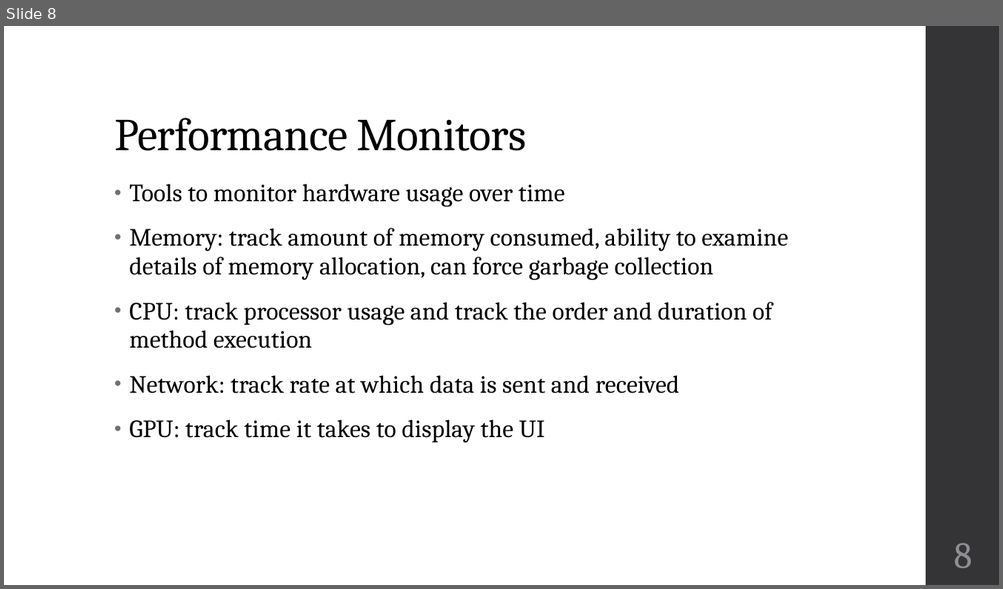
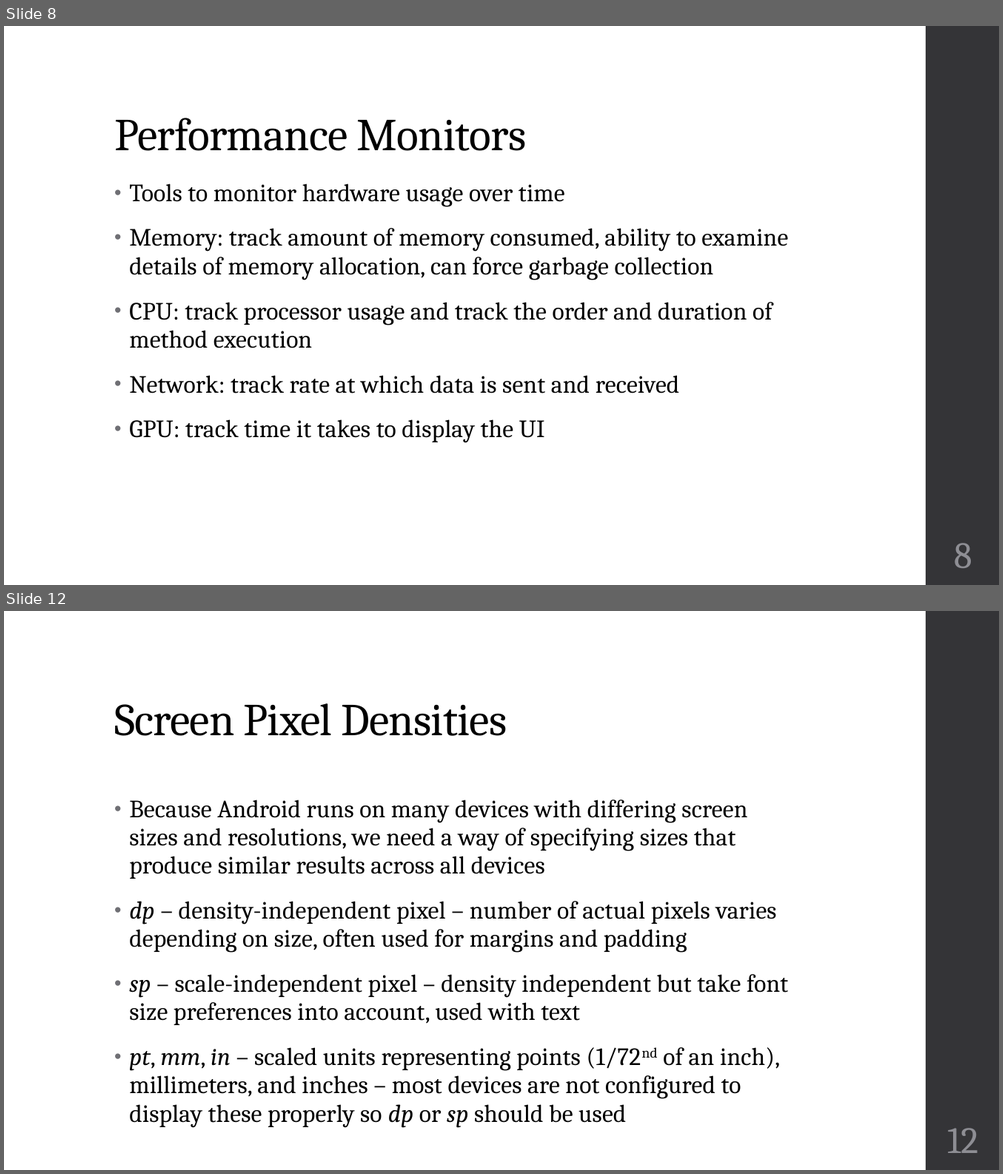
Before and after one commit to zarthur/CSCC-Android-Mobile-Applications-Notes, a slide deck: week_05/week_05.pptx. Shown one above the other, each under a label of ours: slide 8 before the commit, slides 8 and 12 after it; the slides between them are not shown. The pictures are 1003x589 and 1003x1174 pixels, drawn with LibreOffice and Linux fonts; fonts in the diff are those of the drawing. Boxes give left, top, right and bottom in pixels: in the first picture for what was removed or moved away, otherwise in the second. Text is boxed around its words. In the diff, an @@ line names an element or a change of style, - is before the commit and + after.

```diff
--- a/week_05/week_05.pptx
+++ b/week_05/week_05.pptx
@@ slide 12 added at [4,611,999,1170], background #FFFFFF; not listed: 1 template element that a slide beside it also shows @@
@@ title added at [114,703,506,736], 44 pt, text #000000 @@
+Screen Pixel Densities
@@ text added at [129,800,788,1128], 24 pt, text #000000 @@
+• Because Android runs on many devices with differing screen sizes and resolutions, we need a way of specifying sizes that produce similar results across all devices
+• dp – density-independent pixel – number of actual pixels varies depending on size, often used for margins and padding
+• sp – scale-independent pixel – density independent but take font size preferences into account, used with text
+• pt, mm, in – scaled units representing points (1/72nd of an inch), millimeters, and inches – most devices are not configured to display these properly so dp or sp should be used
@@ page number added at [947,1128,978,1153], 36 pt, text #8E8E94 @@
+12
```
Also in this commit, not shown: 2 slides changed, 3 other slides added, 14 other files.
